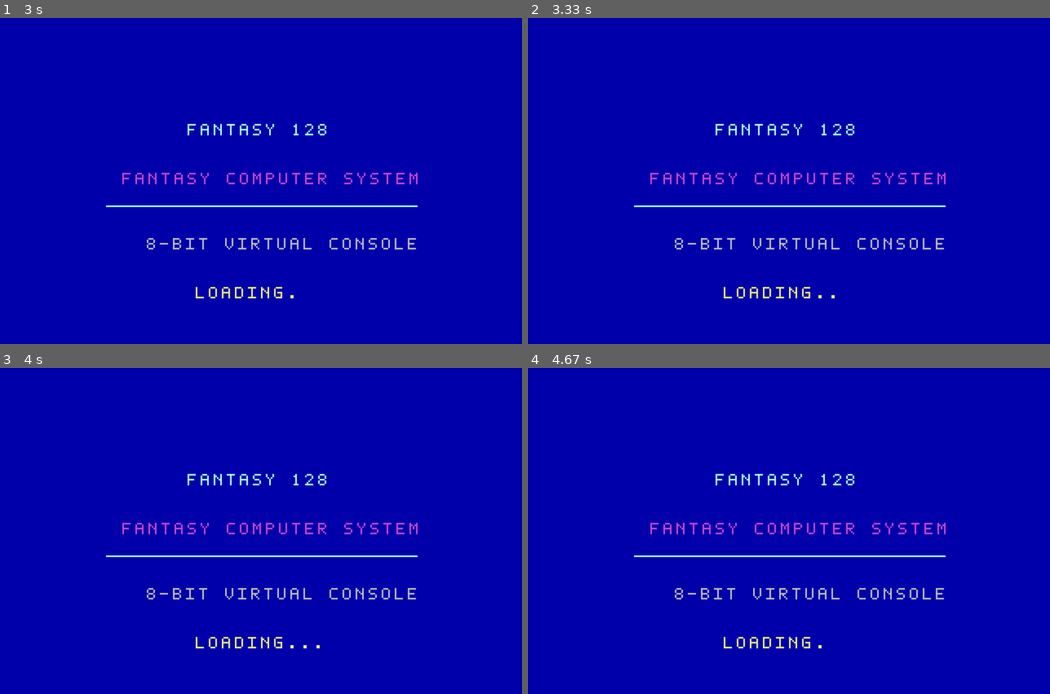
Above: before the commit, frames 1-4 (two rows, left to right).
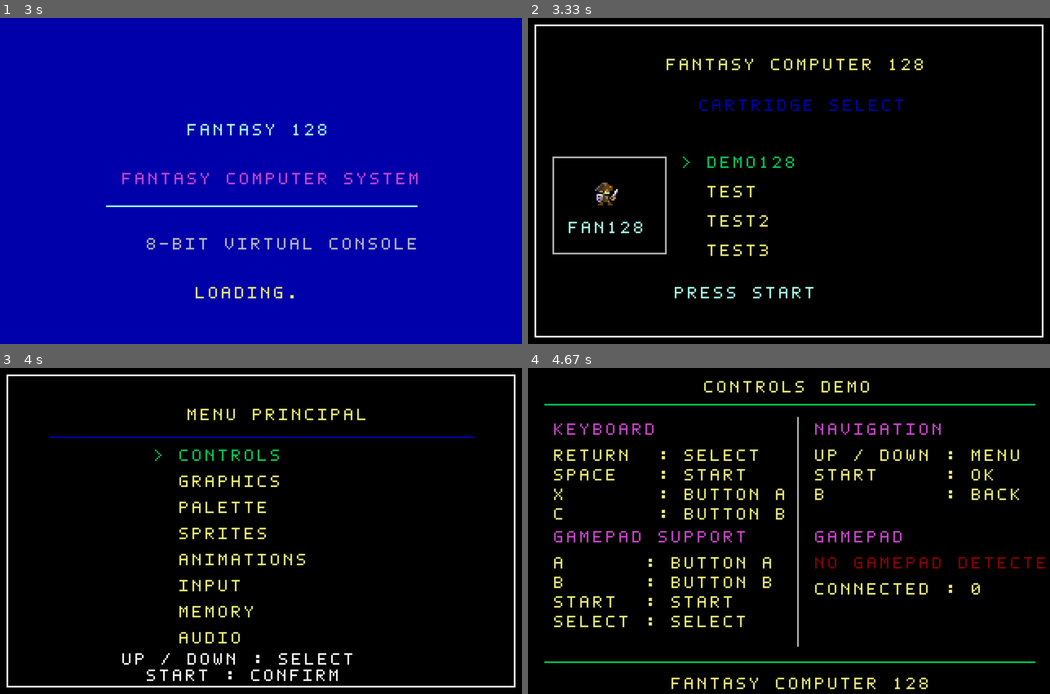
Above: after the commit, the same moments.

Repository: Christever/FantasyComputer128
Game: LÖVE game, started from main.lua
Two runs of this game, one before a commit and one after it. Both use one fixed random seed, a clock stepped at 60 frames per second and the inputs below.
Inputs:
- Up to frame 1 (3 s): no input
- Up to frame 2 (3.33 s): no input
- Up to frame 3 (4 s): tap Enter at 3.33, 3.67 s
- Up to frame 4 (4.67 s): tap Enter at 4, 4.33 s

Frame 1 is identical in both runs. In frame 2, 100% of the frame differs, in the area x 0-100%, y 0-100%; in frame 3, 100%; in frame 4, 100%.

Commit message:
Ajoute des fonctions pour créer des animations à partir de sprites internes et met à jour les démos pour les utiliser

Diff:
--- a/api/Graphics.lua
+++ b/api/Graphics.lua
@@ -119,6 +119,20 @@
     return anim
 end
 
+--- Crée une animation à partir de sprites internes.
+---@param sprites Sprite[]
+---@param fps integer
+---@param mode nil|"loop"|"once"
+---@return Animation
+function Graphics.animation_sprites(sprites, fps, mode)
+
+    local anim = Animation.newFromSprites(sprites, fps, mode)
+
+    Graphics.animationManager:add(anim)
+
+    return anim
+end
+
 --- Met une animation en pause.
 ---@param anim Animation
 function Graphics.stop_anim(anim)
--- a/api/fan128.lua
+++ b/api/fan128.lua
@@ -186,6 +186,13 @@
 ---@return Animation
 function f_animation(spriteSheet, firstFrame, lastFrame, fps) end
 
+--- Crée une animation à partir d'une liste de sprites internes.
+---@param sprites Sprite[] Liste des sprites constituant les images de l'animation.
+---@param fps number Images par seconde.
+---@param mode? "loop"|"once" Mode de lecture.
+---@return Animation
+function f_animation_sprites(sprites, fps, mode) end
+
 --- Met une animation en pause.
 ---@param anim Animation
 function f_stop_anim(anim) end
--- a/cartridges/demo128/demos/AnimationsDemo.lua
+++ b/cartridges/demo128/demos/AnimationsDemo.lua
@@ -1,19 +1,34 @@
 local AnimationsDemo = {}
 
+local chestSprites
+
 local animationSheet1, heroicSheet, heartSheet
-local heartAnimation, animation1, heroicAnimation, animation2
+local heartAnimation, animation1, heroicAnimation, animation2, slimeAnimation, chestAnimation
 
 function AnimationsDemo.create()
-    animationSheet1 = f_spritesheet("cartridges/demo128/assets/sprites/player.png", 16, 16)
-    animation1      = f_animation(animationSheet1, { 1, 2, 3 }, 5, "loop")
-    animation2      = f_animation(animationSheet1, { 5, 6, 7 }, 5)
-    heroicSheet     = f_spritesheet("cartridges/demo128/assets/sprites/test.png", 16, 16)
-    heroicAnimation = f_animation(heroicSheet, { 1, 2 }, 2, "loop")
-    heartSheet      = f_spritesheet("cartridges/demo128/assets/sprites/heart.png", 16, 16)
-    heartAnimation  = f_animation(heartSheet, { 1, 2 }, 2, "loop")
+    animationSheet1    = f_spritesheet("cartridges/demo128/assets/sprites/player.png", 16, 16)
+    animation1         = f_animation(animationSheet1, { 1, 2, 3 }, 5, "loop")
+    animation2         = f_animation(animationSheet1, { 5, 6, 7 }, 5)
+    heroicSheet        = f_spritesheet("cartridges/demo128/assets/sprites/test.png", 16, 16)
+    heroicAnimation    = f_animation(heroicSheet, { 1, 2 }, 2, "loop")
+    heartSheet         = f_spritesheet("cartridges/demo128/assets/sprites/heart.png", 16, 16)
+    heartAnimation     = f_animation(heartSheet, { 1, 2 }, 2, "loop")
+
+    local slimeSprite  = require("cartridges.demo128.demos.sprites.SlimeAnim")
+
+    local slimeSprites = slimeSprite.create()
+    slimeAnimation     = f_animation_sprites(slimeSprites, 4, "loop")
+
+    local chestSprite  = require("cartridges.demo128.demos.sprites.ChestAnim")
+    chestSprites       = chestSprite.create()
+    chestAnimation     = f_animation_sprites(chestSprites, 4, "once")
 end
 
 function AnimationsDemo.draw()
+    if f_btnp("UP") then
+        f_reset_anim(chestAnimation)
+        f_play_anim(chestAnimation)
+    end
     f_cls(0)
 
     -- Titre
@@ -21,6 +36,24 @@
 
     -- Separateur
     f_line(10, 22, 310, 22, 5)
+
+    -- Zone gauche : sprites internes
+    f_print("LUA SPRITES", 35, 34, 4)
+
+    -- Animation du slime
+    f_spr(slimeAnimation, 55, 65)
+
+    f_print("SLIME", 48, 88, 7)
+    f_print("f_animation_sprites()", 15, 110, 3)
+
+    -- Animation du coffre
+    -- f_spr(chestAnimation, 55, 125)
+    f_spr(chestAnimation, 55, 125)
+
+
+    f_print("CHEST", 48, 145, 7)
+    f_print("MODE ONCE", 35, 155, 3)
+    f_print("PRESS UP TO REPLAY", 15,165)
 
     -- Zone droite : animations
     f_print("SPRITESHEET\nANIMATIONS", 170, 34, 4)
@@ -48,4 +81,5 @@
 
     f_print("FANTASY COMPUTER 128", 88, 190, 7)
 end
+
 return AnimationsDemo
--- /dev/null
+++ b/cartridges/demo128/demos/sprites/ChestAnim.lua
@@ -0,0 +1,83 @@
+
+local ChestAnim = {}
+
+function ChestAnim.create()
+
+    local sprites = {}
+
+    -- Image 1 : coffre ferme
+    local closed = f_sprite(16, 16, -1)
+
+    -- Base
+    for y = 8, 14 do
+        for x = 3, 14 do
+            f_spr_pixel(closed, x, y, 4)
+        end
+    end
+
+    -- Couvercle
+    for y = 4, 7 do
+        for x = 3, 14 do
+            f_spr_pixel(closed, x, y, 6)
+        end
+    end
+
+    -- Bordure
+    for x = 3, 14 do
+        f_spr_pixel(closed, x, 7, 4)
+    end
+
+    -- Serrure
+    f_spr_pixel(closed, 9, 9, 7)
+    f_spr_pixel(closed, 9, 10, 7)
+
+    table.insert(sprites, closed)
+
+    -- Image 2 : coffre en ouverture
+    local opening = f_sprite(16, 16, -1)
+
+    for y = 9, 14 do
+        for x = 3, 14 do
+            f_spr_pixel(opening, x, y, 4)
+        end
+    end
+
+    for y = 3, 6 do
+        for x = 4, 13 do
+            f_spr_pixel(opening, x, y, 6)
+        end
+    end
+
+    for x = 5, 12 do
+        f_spr_pixel(opening, x, 7, 4)
+    end
+
+    f_spr_pixel(opening, 8, 10, 7)
+    f_spr_pixel(opening, 9, 10, 7)
+
+    table.insert(sprites, opening)
+
+    -- Image 3 : coffre ouvert
+    local opened = f_sprite(16, 16, -1)
+
+    for y = 9, 14 do
+        for x = 3, 14 do
+            f_spr_pixel(opened, x, y, 4)
+        end
+    end
+
+    for x = 4, 13 do
+        f_spr_pixel(opened, x, 5, 6)
+        f_spr_pixel(opened, x, 6, 6)
+    end
+
+    f_spr_pixel(opened, 6, 7, 7)
+    f_spr_pixel(opened, 8, 7, 7)
+    f_spr_pixel(opened, 10, 7, 7)
+
+    table.insert(sprites, opened)
+
+    return sprites
+end
+
+return ChestAnim
--- /dev/null
+++ b/cartridges/demo128/demos/sprites/SlimeAnim.lua
@@ -0,0 +1,61 @@
+
+local SlimeAnim = {}
+
+function SlimeAnim.create()
+
+    local sprites = {}
+
+    -- Pose 1 : slime normal
+    local normal = f_sprite(16, 16, -1)
+
+    for y = 5, 12 do
+        for x = 3, 14 do
+            f_spr_pixel(normal, x, y, 3)
+        end
+    end
+
+    for x = 5, 12 do
+        f_spr_pixel(normal, x, 4, 3)
+    end
+
+    f_spr_pixel(normal, 6, 8, 0)
+    f_spr_pixel(normal, 11, 8, 0)
+
+    table.insert(sprites, normal)
+
+    -- Pose 2 : slime aplati
+    local flat = f_sprite(16, 16, -1)
+
+    for y = 9, 13 do
+        for x = 2, 15 do
+            f_spr_pixel(flat, x, y, 3)
+        end
+    end
+
+    f_spr_pixel(flat, 6, 11, 0)
+    f_spr_pixel(flat, 11, 11, 0)
+
+    table.insert(sprites, flat)
+
+    -- Pose 3 : slime etire
+    local tall = f_sprite(16, 16, -1)
+
+    for y = 3, 13 do
+        for x = 5, 12 do
+            f_spr_pixel(tall, x, y, 3)
+        end
+    end
+
+    for x = 7, 10 do
+        f_spr_pixel(tall, x, 2, 3)
+    end
+
+    f_spr_pixel(tall, 7, 7, 0)
+    f_spr_pixel(tall, 10, 7, 0)
+
+    table.insert(sprites, tall)
+
+    return sprites
+end
+
+return SlimeAnim
--- a/system/Config.lua
+++ b/system/Config.lua
@@ -5,7 +5,7 @@
 Config.DEVELOPER_MODE = false
 
 -- Durée de l'écran de démarrage (secondes)
-Config.STARTUP_DURATION = 10
+Config.STARTUP_DURATION = 3
 
 -- Programme chargé actuellement
 Config.PROGRAM_PATH = "programs/main.lua"
--- a/system/Program.lua
+++ b/system/Program.lua
@@ -80,6 +80,7 @@
 
         -- Animation
         f_animation         = Graphics.animation,
+        f_animation_sprites = Graphics.animation_sprites,
         f_stop_anim         = Graphics.stop_anim,
         f_play_anim         = Graphics.play_anim,
         f_reset_anim        = Graphics.reset_anim,
--- a/system/video/Animation.lua
+++ b/system/video/Animation.lua
@@ -41,6 +41,36 @@
     self.lastFrame    = #self.frames
     self.fps          = actualFps
     self.mode         = actualMode or "loop"
+
+    self.currentFrame = 1
+    self.elapsed      = 0
+    self.playing      = true
+
+    return self
+end
+
+--- Crée une animation à partir d'une liste de sprites.
+---@param sprites Sprite[]
+---@param fps number
+---@param mode nil|"loop"|"once"
+---@return Animation
+function Animation.newFromSprites(sprites, fps, mode)
+
+    Logger.assert(type(sprites) == "table" and #sprites > 0,
+        "L animation doit contenir au moins un sprite")
+
+    fps = math.floor(fps)
+    Logger.assert(fps > 0,
+        "La frequence d animation doit etre superieure a zero")
+
+    local self = setmetatable({}, { __index = Animation })
+
+    self.frames       = sprites
+    self.spriteSheet  = nil
+    self.firstFrame   = 1
+    self.lastFrame    = #sprites
+    self.fps          = fps
+    self.mode         = mode or "loop"
 
     self.currentFrame = 1
     self.elapsed      = 0
@@ -106,11 +136,15 @@
 
 --- Récupère le sprite actuellement affiché.
 ---@return Sprite|nil
---- Récupère le sprite actuellement affiché.
----@return Sprite|nil
 function Animation:getSprite()
-    local frameIndex = self.frames[self.currentFrame]
-    return self.spriteSheet:getSprite(frameIndex)
+
+    local frame = self.frames[self.currentFrame]
+
+    if self.spriteSheet then
+        return self.spriteSheet:getSprite(frame)
+    end
+
+    return frame
 end
 
 return Animation
